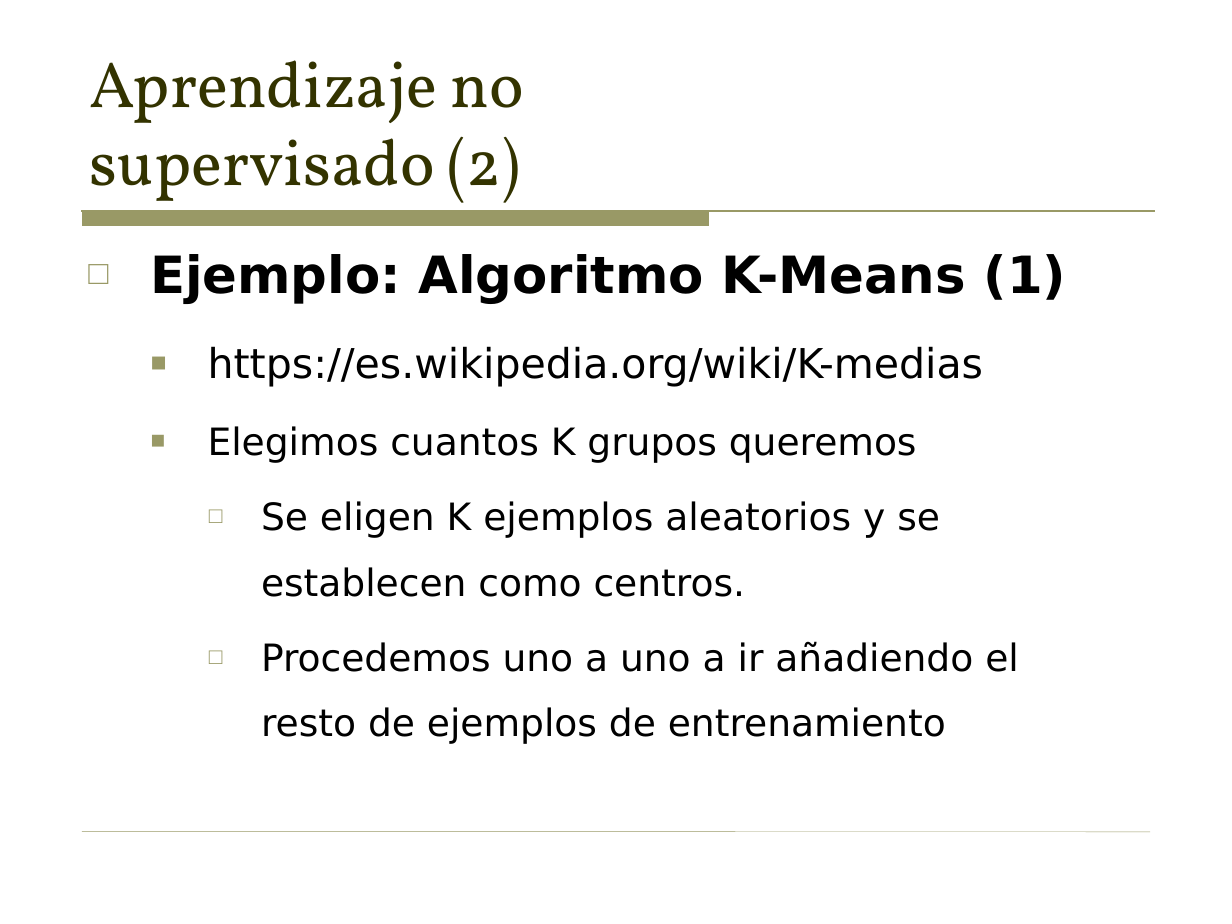
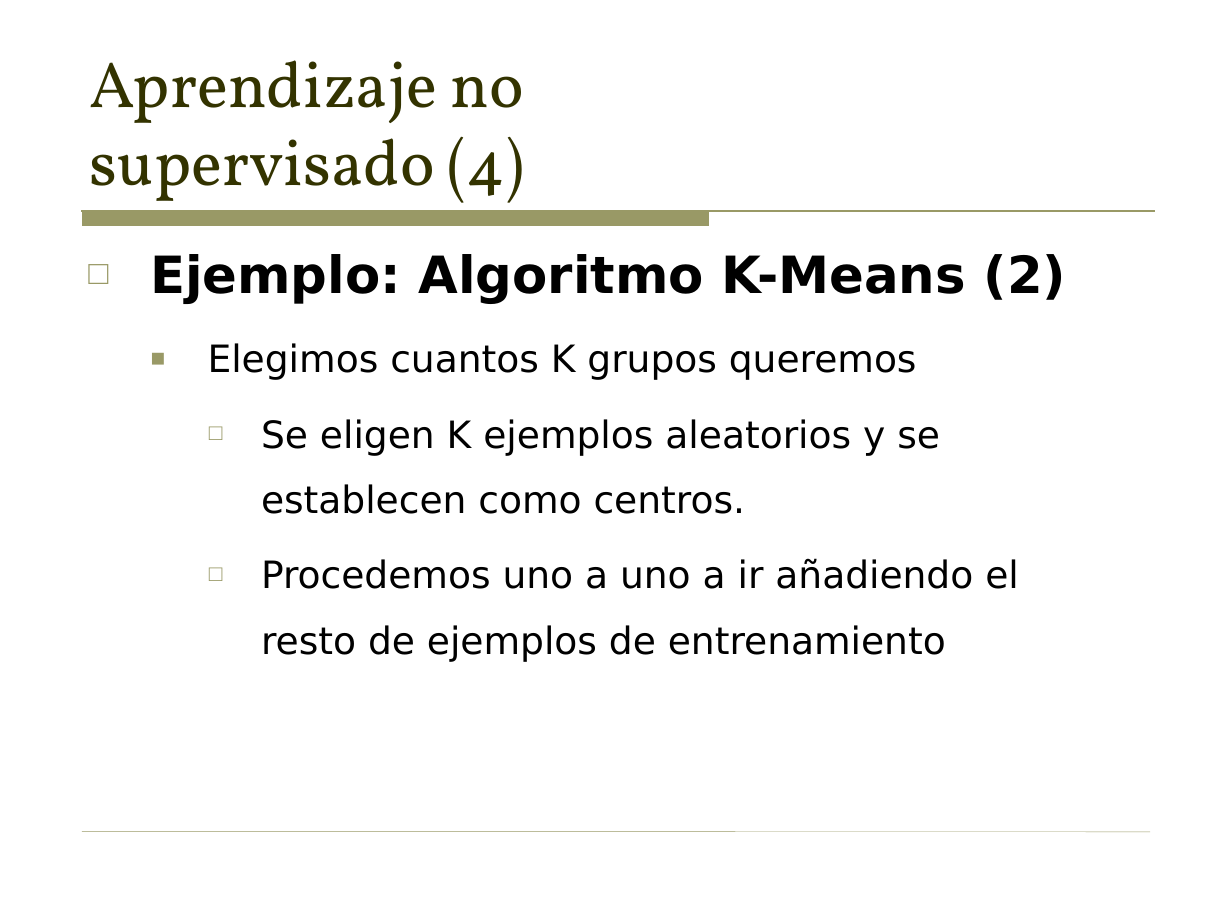
Before and after one commit to sergarb1/TallerAprendizajeAutomaticoPython, a slide deck: slide 5 of Presentaciones auxiliares/4- Aprendizaje No supervisado - Introduccion al aprendizaje automatico.odp (slide 4 before the commit). Drawn at 1232x924 pixels with LibreOffice and Linux fonts; fonts in the diff are those of the drawing. Boxes give left, top, right and bottom in pixels: in the first picture for what was removed or moved away, otherwise in the second. Text is boxed around its words. In the diff, an @@ line names an element or a change of style, - is before the commit and + after.

```diff
--- a/Presentaciones auxiliares/4- Aprendizaje No supervisado - Introduccion al aprendizaje automatico.odp
+++ b/Presentaciones auxiliares/4- Aprendizaje No supervisado - Introduccion al aprendizaje automatico.odp
@@ title at (x1=89, y1=60, x2=525, y2=214): text changed @@
-Aprendizaje no
-supervisado (2)
+Aprendizaje no
+supervisado (4)
@@ text at (x1=150, y1=254, x2=1067, y2=304): text changed; size 24 to 30 pt; bold on @@
-□ Ejemplo: Algoritmo K-Means (1)
-  ■ https://es.wikipedia.org/wiki/K-medias
+□ Ejemplo: Algoritmo K-Means (2)
```
Also in this commit, not shown: 3 other slides changed, 11 other files.
